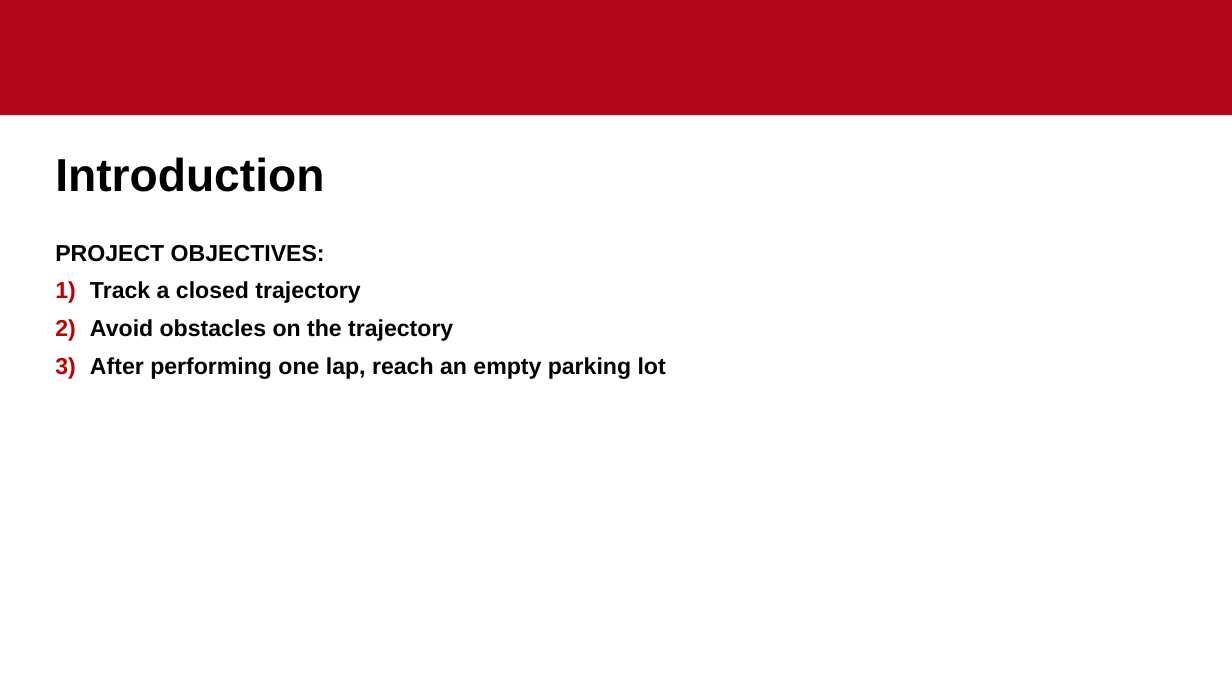
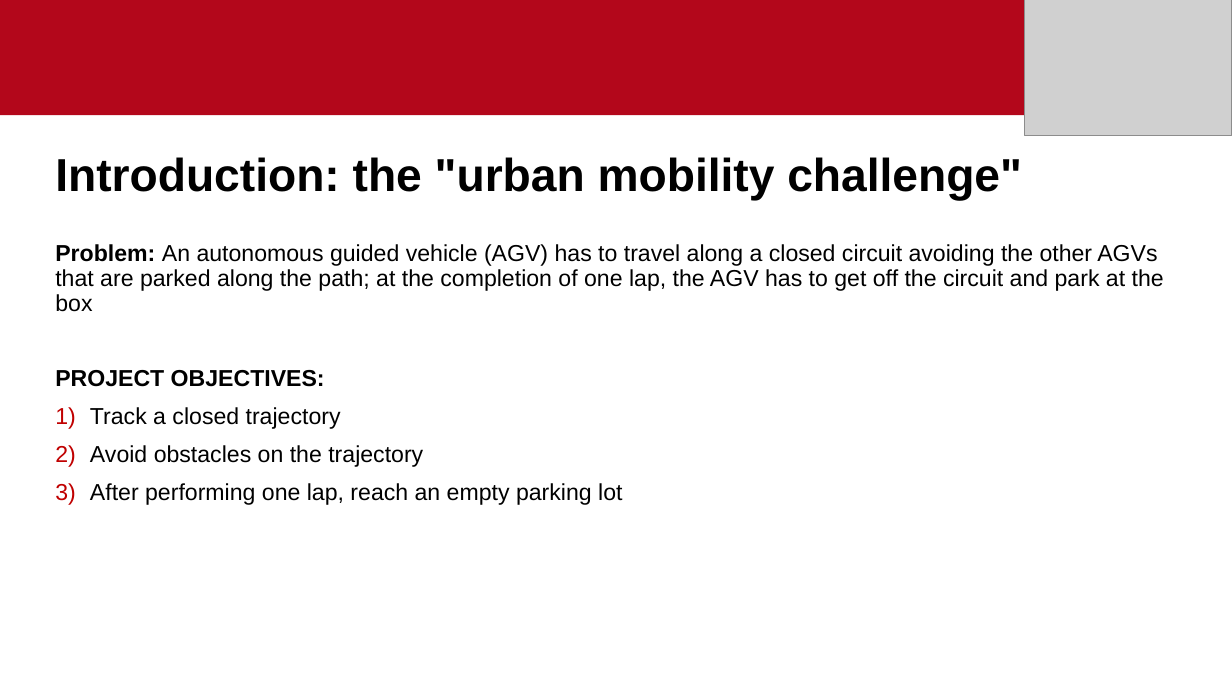
Before and after one commit to aleborghe/RC2-project, a slide deck: slide 1 of Presentation/RC2_AB.pptx. Drawn at 1232x693 pixels with LibreOffice and Linux fonts; fonts in the diff are those of the drawing; grey boxes stand for pictures; background and template pictures are left out. Boxes give left, top, right and bottom in pixels: in the first picture for what was removed or moved away, otherwise in the second. Text is boxed around its words. In the diff, an @@ line names an element or a change of style, - is before the commit and + after.

Commit message:
RC2 mia

```diff
--- a/Presentation/RC2_AB.pptx
+++ b/Presentation/RC2_AB.pptx
@@ picture added at box(1025, 0, 1232, 135) @@
@@ title at box(55, 157, 1022, 201): text changed @@
-Introduction
+Introduction: the "urban mobility challenge"
@@ text at box(55, 244, 1164, 312): paragraph added @@
+Problem: An autonomous guided vehicle (AGV) has to travel along a closed circuit avoiding the other AGVs that are parked along the path; at the completion of one lap, the AGV has to get off the circuit and park at the box
@@ text at box(90, 407, 622, 505): bold off in "Track a closed trajectory", "Avoid obstacles on the trajectory", "After performing one lap, reach an empty ..." @@
```
Also in this commit, not shown: 1 other slide changed, 1 slide added.
